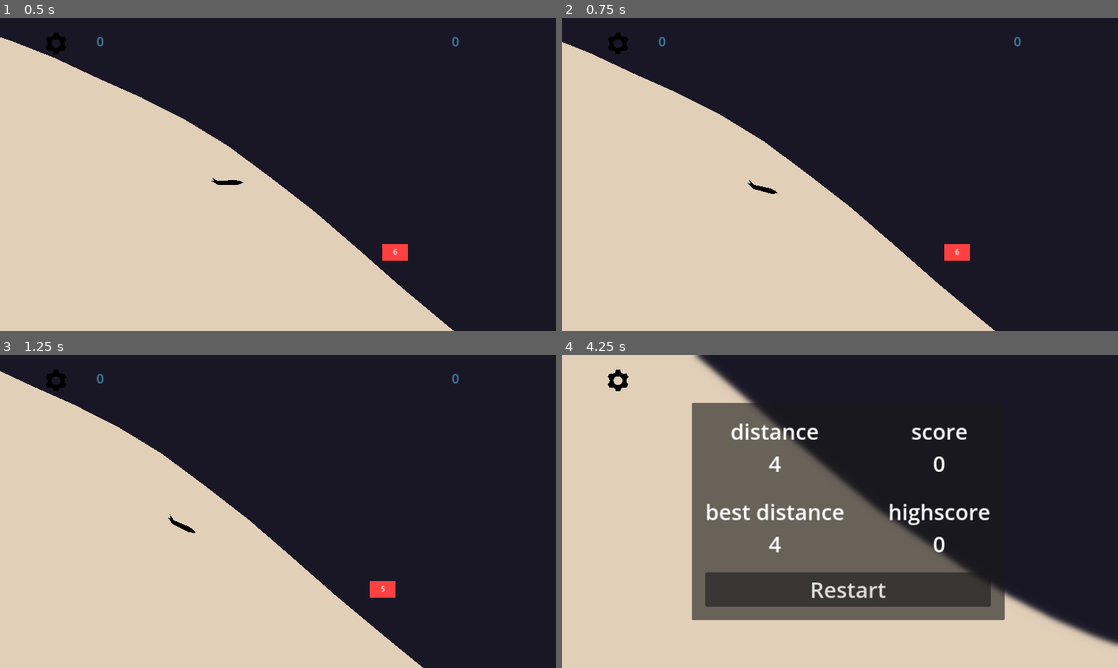
Above: before the commit, frames 1-4 (two rows, left to right).
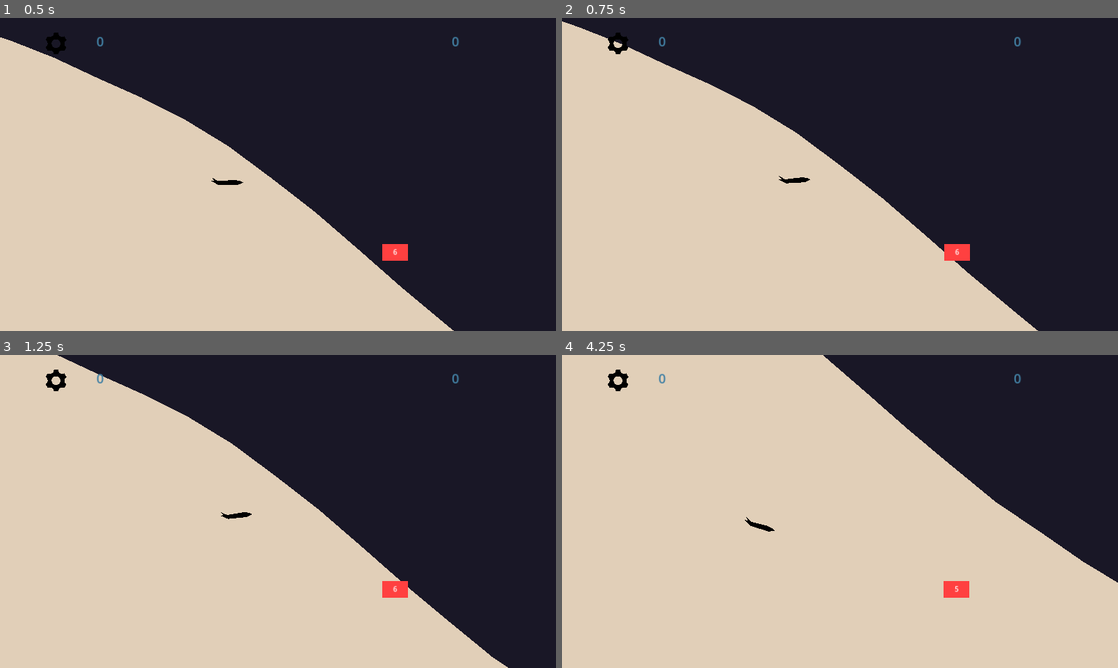
Above: after the commit, the same moments.

Repository: DvirKomlosh/glider
Game: Godot game, scene res://Scences/Main.tscn
Two runs of this game, one before a commit and one after it. Both use one fixed random seed, a clock stepped at 60 frames per second and the inputs below.
Inputs (mouse positions are in pixels of both pictures, inside the frame that each line leads up to):
- Up to frame 1 (0.5 s): no input
- Up to frame 2 (0.75 s): move the mouse to (962, 158) at 0.52 s; click (962, 158) at 0.67 s
- Up to frame 3 (1.25 s): tap Space at 0.77 s
- Up to frame 4 (4.25 s): drag from (728, 527) to (984, 498) at 1.27 s; move the mouse to (895, 442) at 2.02 s; click (895, 442) at 2.17 s; drag from (812, 574) to (878, 395) at 2.77 s; move the mouse to (1006, 558) at 3.52 s; click (1006, 558) at 3.67 s; tap Space at 3.77 s

Frame 1 is identical in both runs. In frame 2, 7.9% of the frame differs, in the area x 0-86%, y 1-100%; in frame 3, 15%; in frame 4, 44%, in the area x 17-100%, y 0-94%.

Commit message:
fix input pixel translation

Diff:
--- a/Scripts/glider.gd
+++ b/Scripts/glider.gd
@@ -36,11 +36,9 @@
 
 func _unhandled_input(event):
 	if event is InputEventScreenTouch or event is InputEventScreenDrag:
-
-		var touch_y = event.position.y
-		var screen_height = get_viewport().size.y
-		var normalized_y = (touch_y) / screen_height
-		var mapped_y = lerp(90, -90, normalized_y)
+		var vp_rect = get_viewport().get_visible_rect()
+		var normalized_y = (event.position.y - vp_rect.position.y) / vp_rect.size.y
+		var mapped_y = clamp(lerp(90, -90, normalized_y), -90, 90)
 		set_glider_rotation(mapped_y)
 
 
